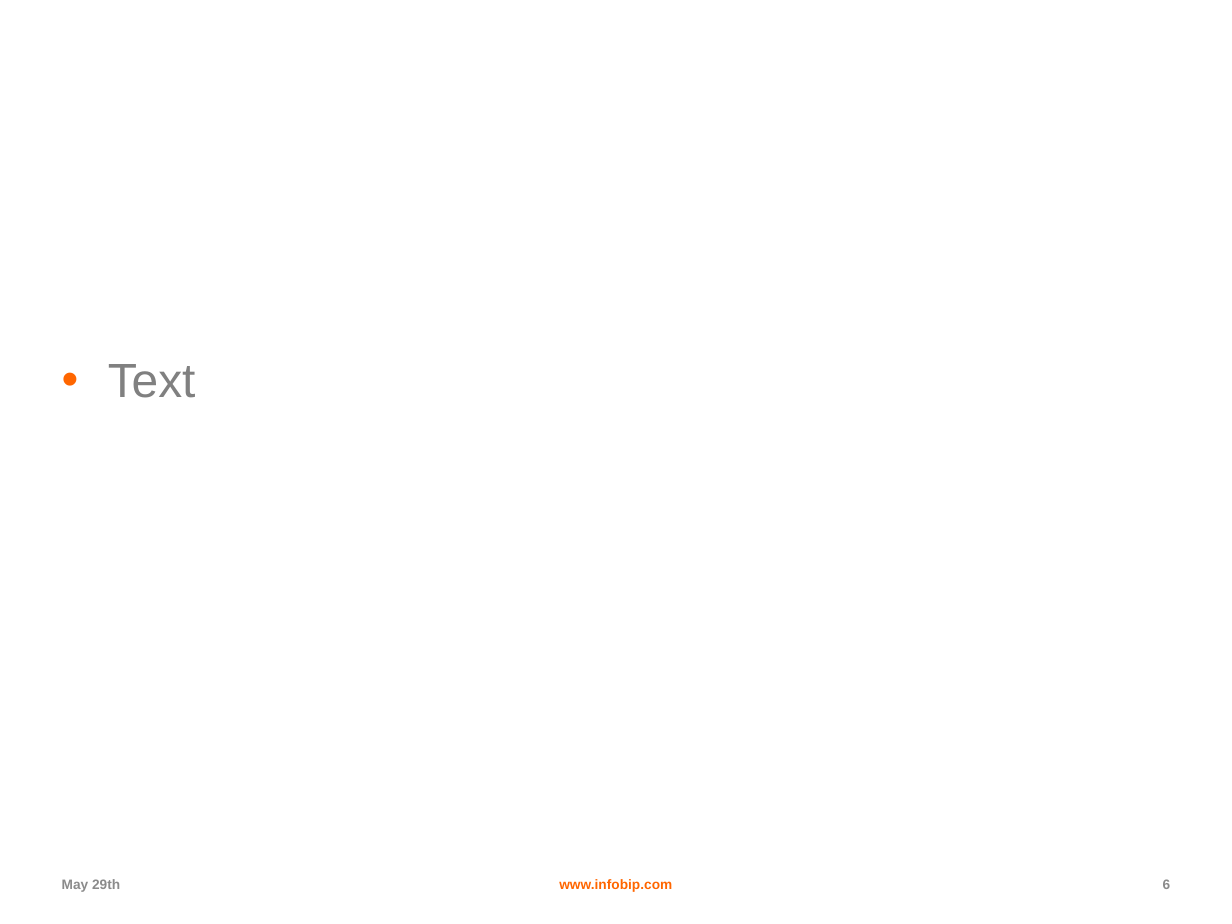
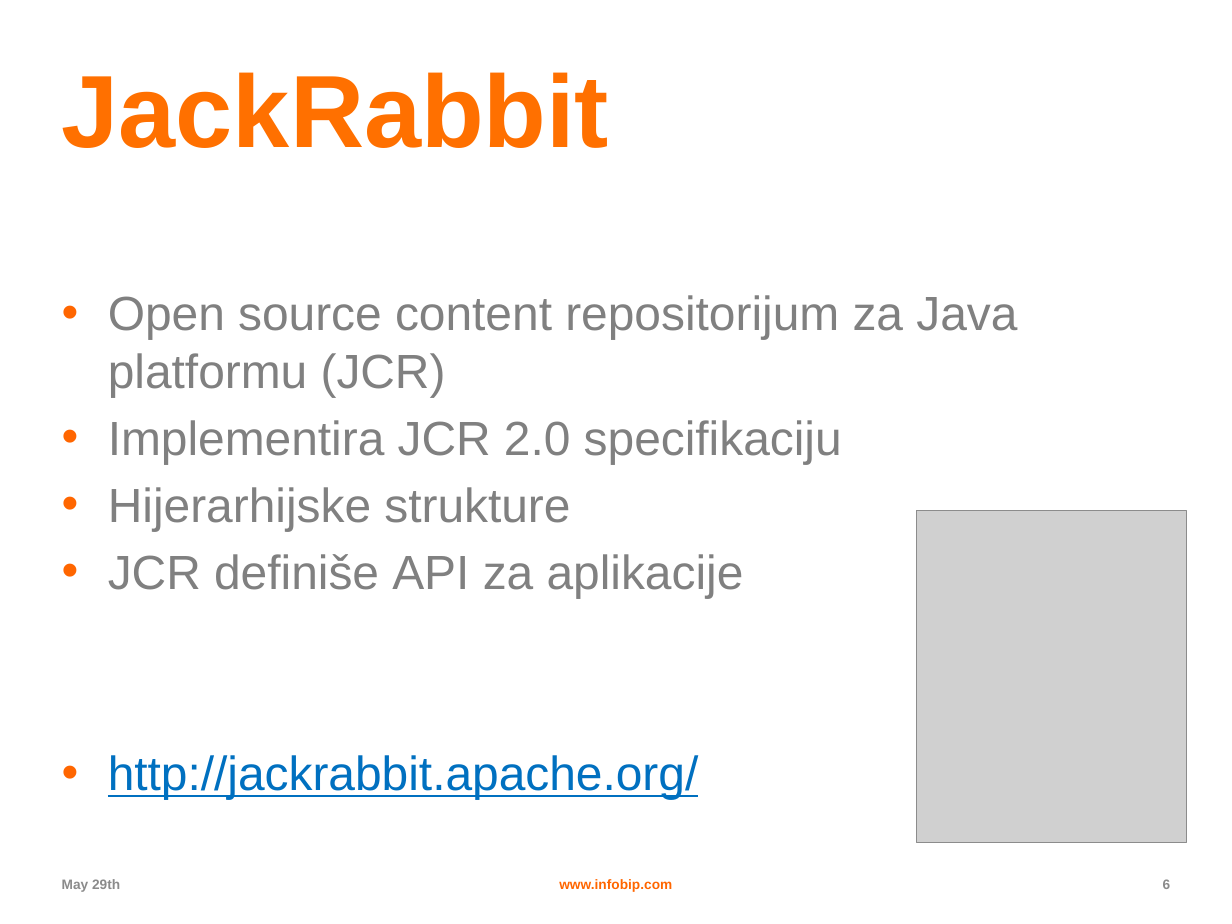
Before and after one commit to dimce011/campus201305, a slide deck: slide 6 of mpayments-help/mpayments-help-repo-rest/src/main/resources/template - Tehnologije.pptx. Drawn at 1232x924 pixels with LibreOffice and Linux fonts; fonts in the diff are those of the drawing; grey boxes stand for pictures; background and template pictures are left out. Boxes give left, top, right and bottom in pixels: in the first picture for what was removed or moved away, otherwise in the second. Text is boxed around its words. In the diff, an @@ line names an element or a change of style, - is before the commit and + after.

```diff
--- a/mpayments-help/mpayments-help-repo-rest/src/main/resources/template - Tehnologije.pptx
+++ b/mpayments-help/mpayments-help-repo-rest/src/main/resources/template - Tehnologije.pptx
@@ title added at <box>62,72,610,148</box>, 60 pt, text #FF7000, bold @@
+JackRabbit
@@ text at <box>108,295,1017,800</box>: text changed @@
-• Text
+• Open source content repositorijum za Java platformu (JCR)
+• Implementira JCR 2.0 specifikaciju
+• Hijerarhijske strukture
+• JCR definiše API za aplikacije
+• http://jackrabbit.apache.org/
@@ picture added at <box>917,510,1186,843</box> @@
```
Also in this commit, not shown: 4 other slides changed, 1 slide added.
